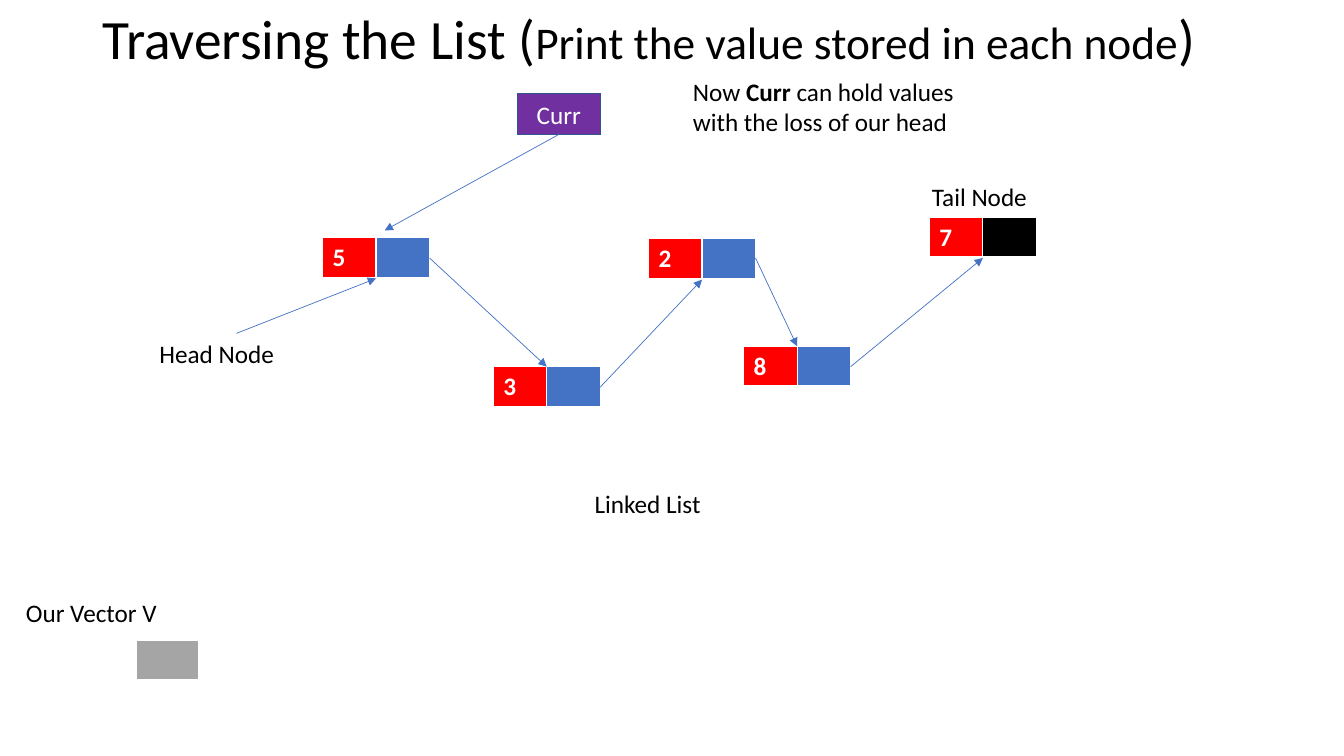
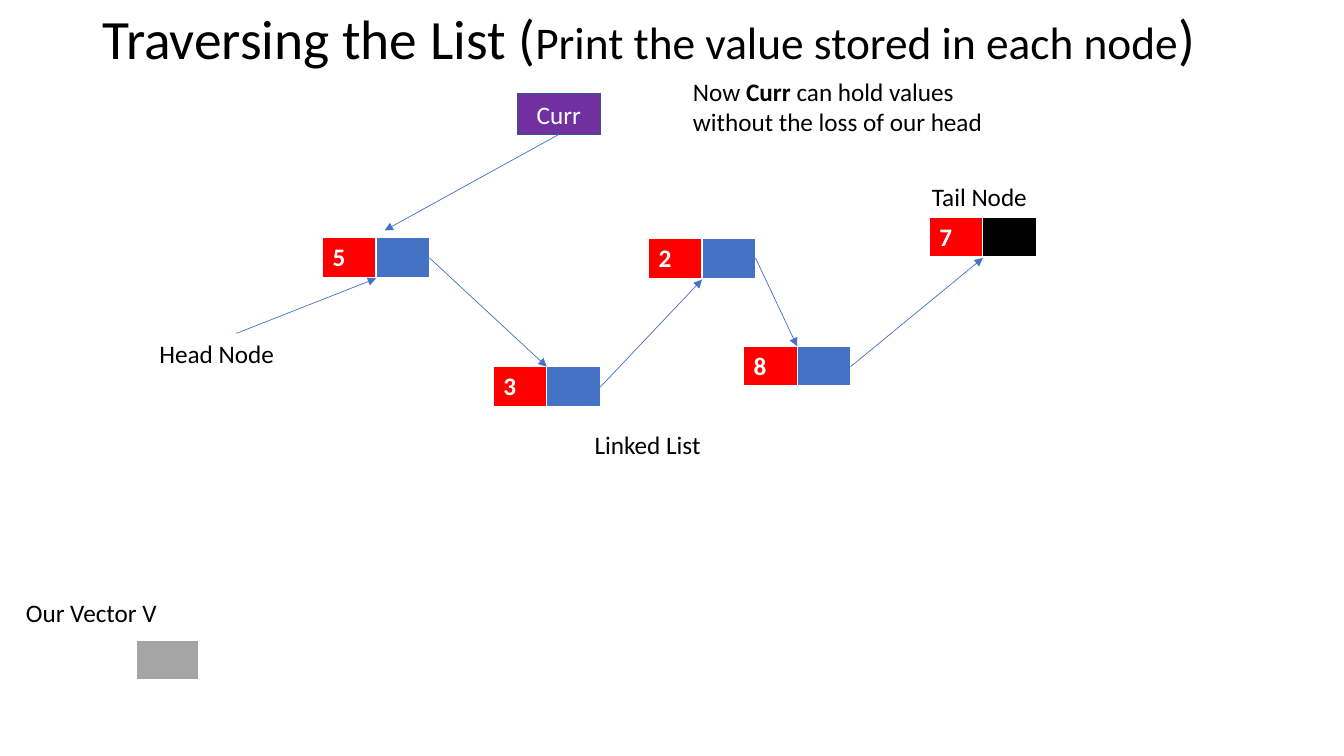
Before and after one commit to juliennyambal/COMS-1021-A-2019, a slide deck: slide 11 of Linked Lists.pptx (slide 7 before the commit). Drawn at 1344x756 pixels with LibreOffice and Linux fonts; fonts in the diff are those of the drawing. Boxes give left, top, right and bottom in pixels: in the first picture for what was removed or moved away, otherwise in the second. Text is boxed around its words. In the diff, an @@ line names an element or a change of style, - is before the commit and + after.

```diff
--- a/Linked Lists.pptx
+++ b/Linked Lists.pptx
@@ text at box(693, 113, 982, 132): text changed @@
-with the loss of our head
+without the loss of our head
@@ text "Linked List": place and size @@
-text "Linked List" at box(595, 495, 700, 513)
+text "Linked List" at box(595, 436, 700, 454)
```
Also in this commit, not shown: 8 other slides changed, 21 slides added, 1 other file.
